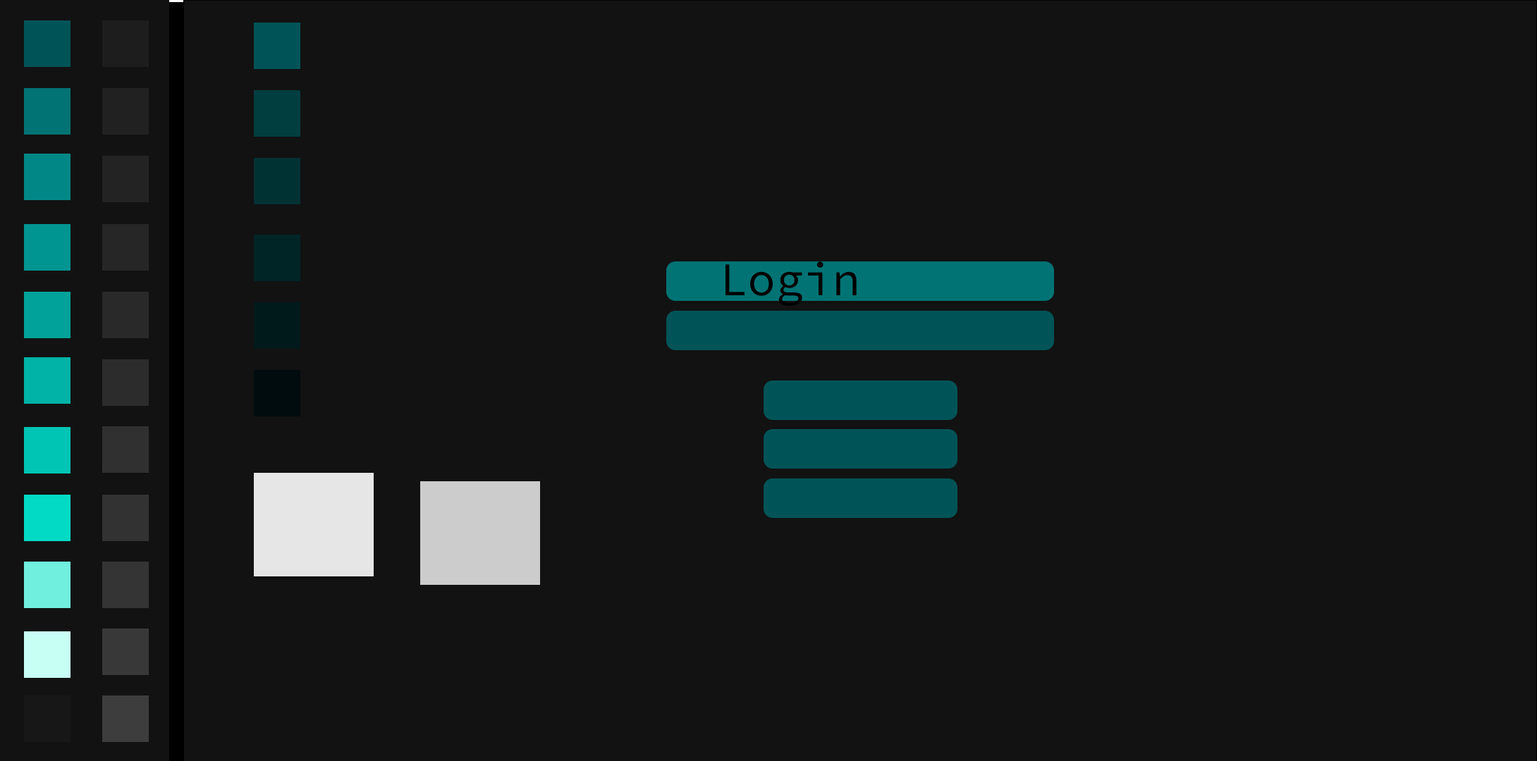
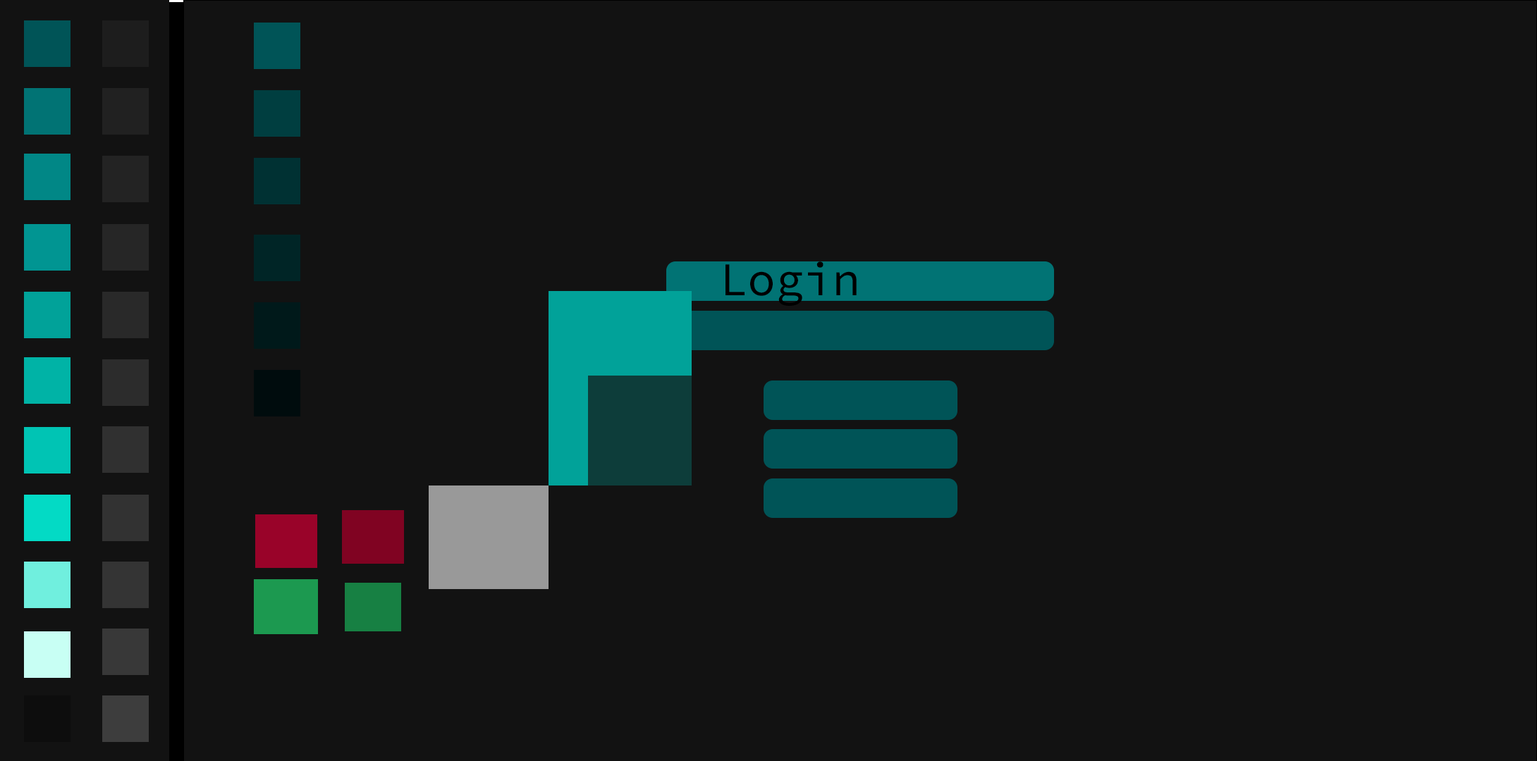
Layers edited between the first and the second w=1537, h=761 image:
added layer "Rectangle 7" (70%) above "Rectangle 6" over left=587, top=375, right=692, bottom=486
added layer "Rectangle 6" above "Rectangle 5" over left=548, top=291, right=692, bottom=486
added layer "Rectangle 5" (1st of 5) above "Rectangle 5" over left=344, top=583, right=402, bottom=632
added layer "Rectangle 5" (2nd of 5) above "Rectangle 5" over left=253, top=579, right=318, bottom=635
painted on "Rectangle 5" (3rd of 5) over left=420, top=481, right=549, bottom=590
added layer "Rectangle 5" (4th of 5) above "Rectangle 5" over left=341, top=510, right=404, bottom=564
painted on "Rectangle 5" (5th of 5) over left=253, top=473, right=374, bottom=577
"Rectangle 1" (27th of 29, in "Palette"): opacity 2% → 100%, painted on it over left=23, top=695, right=71, bottom=743
